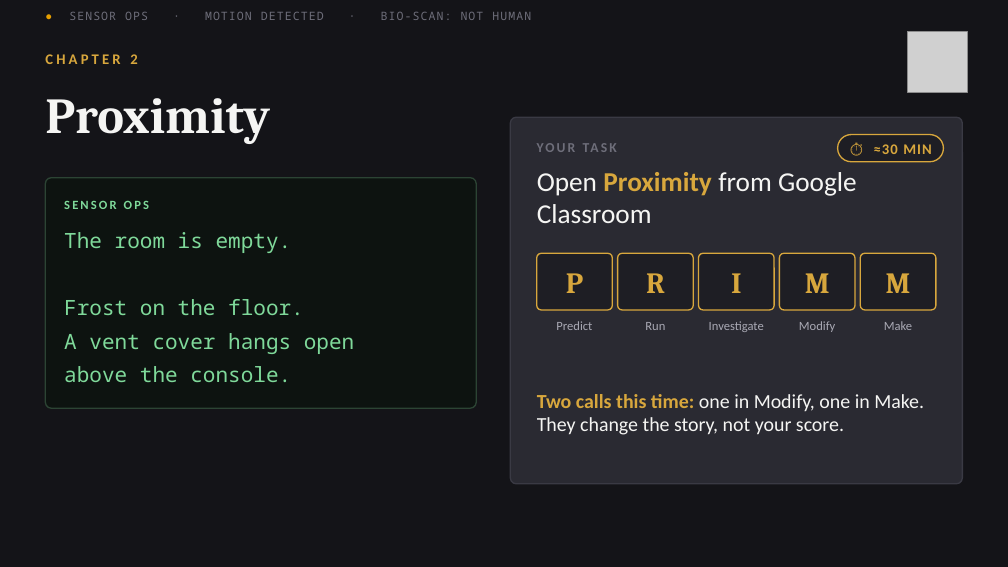
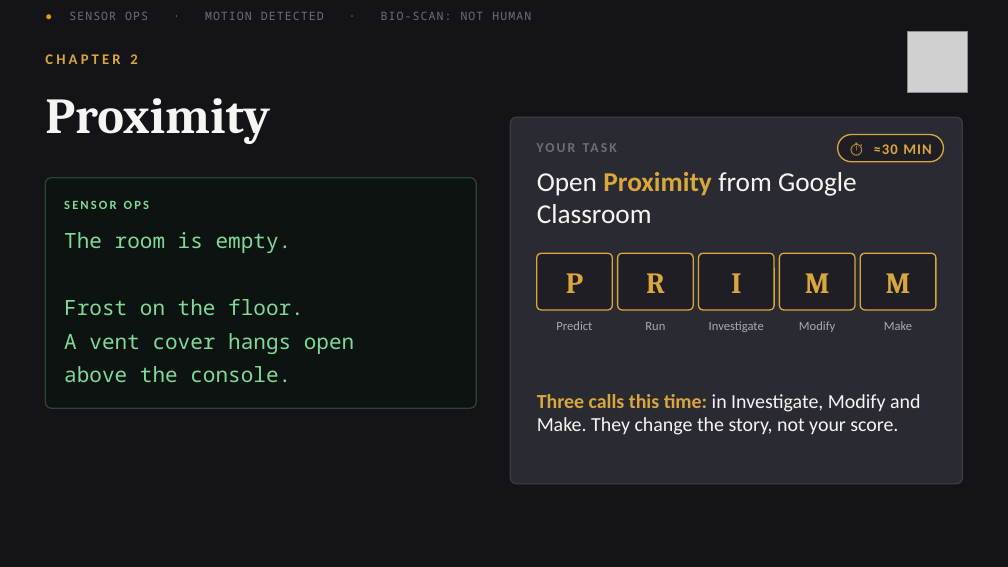
Before and after one commit to OGAComputing/interactive, a slide deck: slide 23 of _presentations/Y9_Python/L2_Selection.pptx (slide 22 before the commit). Drawn at 1008x567 pixels with LibreOffice and Linux fonts; fonts in the diff are those of the drawing; grey boxes stand for pictures; background and template pictures are left out. Boxes give left, top, right and bottom in pixels: in the first picture for what was removed or moved away, otherwise in the second. Text is boxed around its words. In the diff, an @@ line names an element or a change of style, - is before the commit and + after.

```diff
--- a/_presentations/Y9_Python/L2_Selection.pptx
+++ b/_presentations/Y9_Python/L2_Selection.pptx
@@ text at (537, 394, 920, 435): text changed @@
-Two calls this time: one in Modify, one in Make. They change the story, not your score.
+Three calls this time: in Investigate, Modify and Make. They change the story, not your score.
```
Also in this commit, not shown: 2 other slides changed, 1 slide added, 28 other files.
